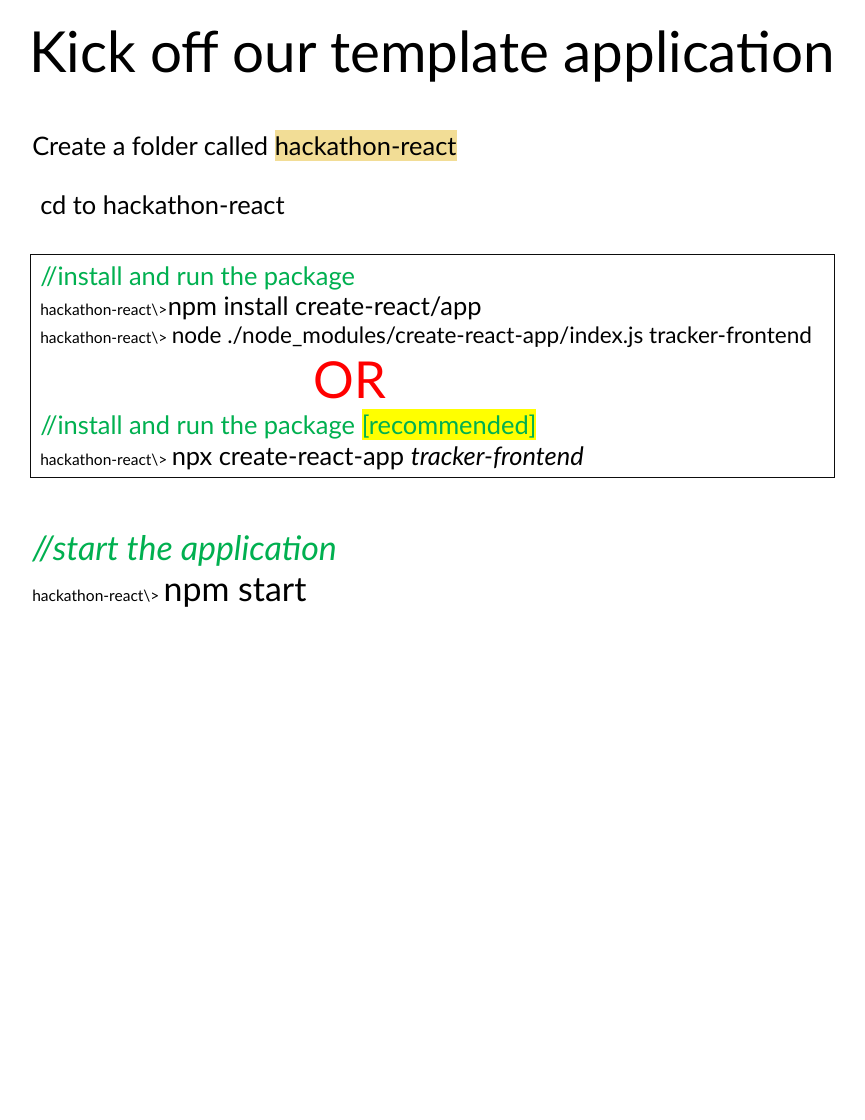
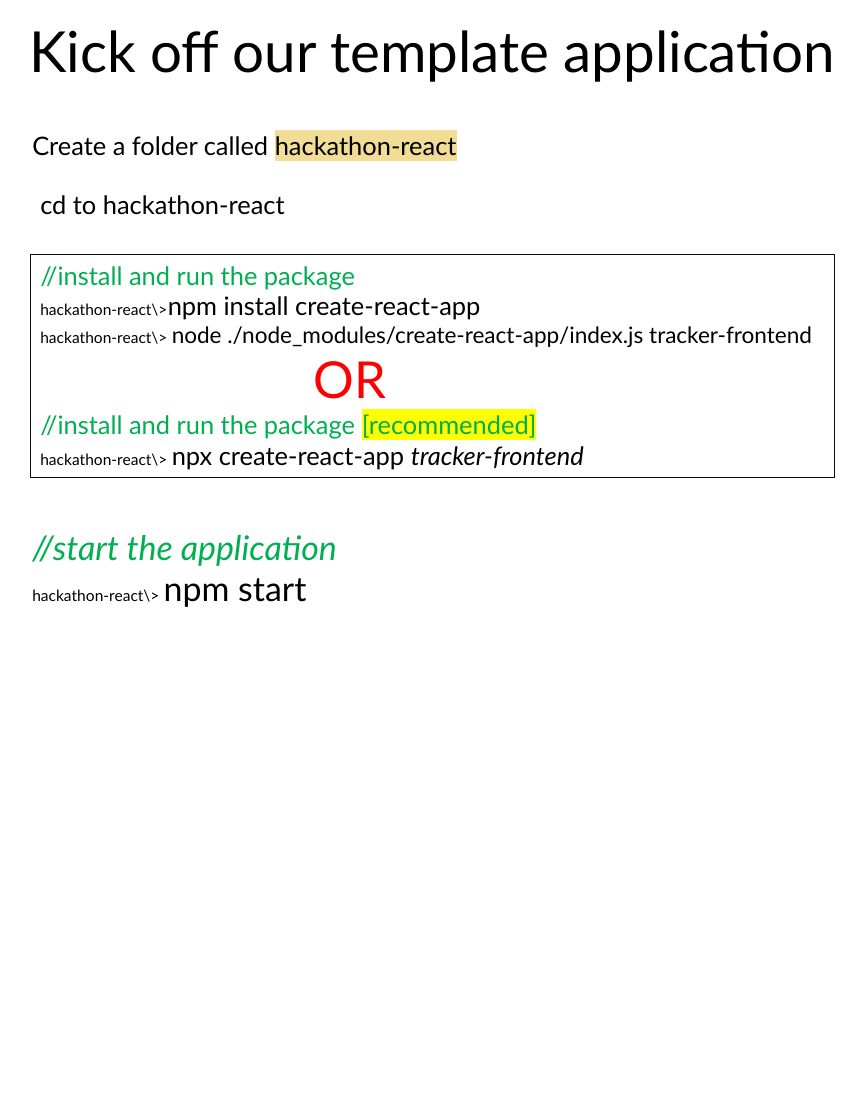
Before and after one commit to scorpion0511/mytracker, a slide deck: slide 11 of doc/React.pptx. Drawn at 865x1120 pixels with LibreOffice and Linux fonts; fonts in the diff are those of the drawing. Boxes give left, top, right and bottom in pixels: in the first picture for what was removed or moved away, otherwise in the second. Text is boxed around its words. In the diff, an @@ line names an element or a change of style, - is before the commit and + after.

```diff
--- a/doc/React.pptx
+++ b/doc/React.pptx
@@ text in rectangle at bbox=[40, 296, 480, 320]: text changed @@
-hackathon-react\>npm install create-react/app
+hackathon-react\>npm install create-react-app
```
Also in this commit, not shown: 3 other slides changed, 1 slide added.
